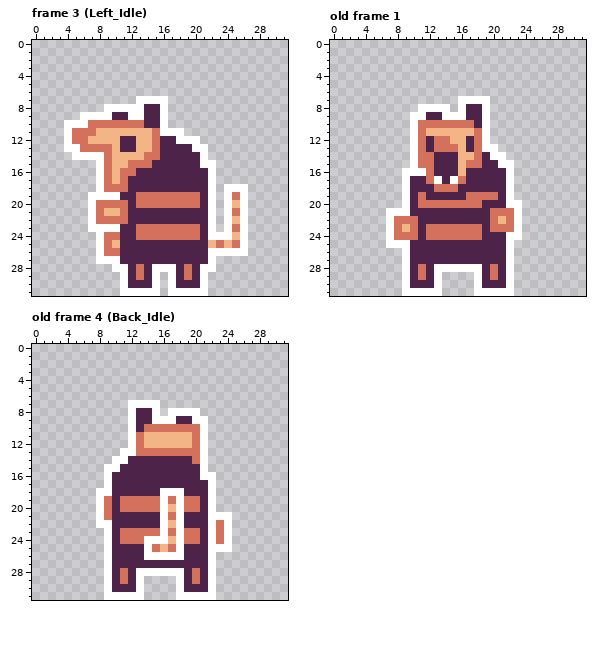
One commit to this pixel-art file: public/assets/Sprites/Opossum/Opossum.aseprite. This is how it looked before the edit.
32x32 pixels, 5 frames. Shown: frame 3 (Left_Idle), old frame 1, old frame 4 (Back_Idle). The commit also changed other frames, which this record leaves out.
After:
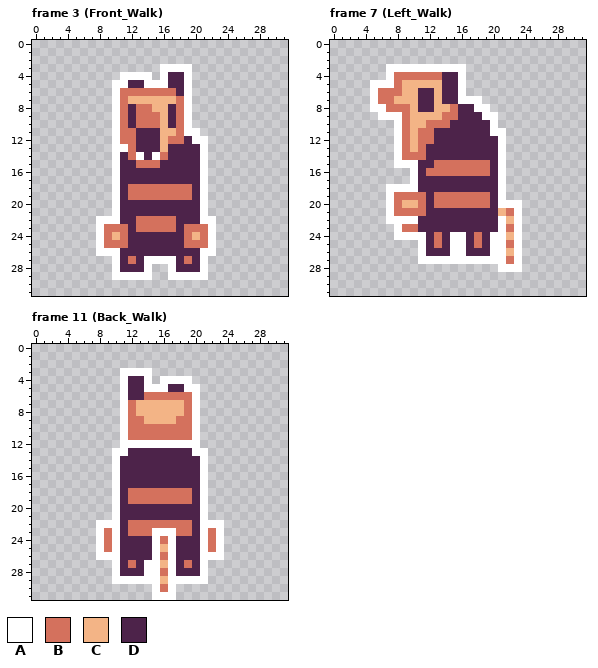
Palette (. is transparent): A #ffffff  B #d4715d  C #f3b486  D #4d234a
A new or re-ordered frame is compared with the old frame closest to it.
From old to new:
frames 5 -> 17
Changed rows in their new state; - is an unchanged pixel.
Frame 3 (Front_Walk):
first column x 4:
 3 ------------AAAA-------
 4 -------AAAA-ADDA-------
 5 ------AADDAAADDA-------
 6 ------ABBBBBBBDA-------
 7 ------ABCCCCCCBA-------
 8 -----.-BDBBCCDBA-------
 9 --....ABDBBBCDBA-------
10 ......A-D-BBCDBA-------
11 ......ABBDDDCCBAA------
12 ......ABBDDDCBBD-A-----
13 ......AABDDDC---D------
14 -.....ADBADAB----------
15 ----..ADD--B------.----
16 ----..ADD--------A.----
17 ----..AD---------A.----
18 ----..ADBBBBBBBB-A.-...
19 ---...--B-------DA.-...
20 ---...AD-DDDDDDDDA.-...
21 ---...AD---------A.-...
22 ---.AAAD-BBBBB---A--...
23 ---.-BBB------D--B--...
24 ------CB-DDDDDD-CB-....
25 ------BB-------BBBA....
26 -----AA----------A-....
27 ----..--B-AAAA-B-A.----
28 -------D-DA..--D--.----
29 ------A-AAA.--AAA------
30 -------.....-.....-----
31 -------.....-.....-----
Frame 7 (Left_Walk) is new; against old frame 1:
first column x 5:
 3 --AAAAAAAAAA-------
 4 --ABBBBBBDDA-------
 5 AAABCCCCCDDA-------
 6 ABBBCCDDCDDA-------
 7 ABBCCCDDCDD---.----
 8 AABBBCDDCCBD-A-----
 9 -AAABCCCCBBD---A---
10 ---ABCC---DDD-DA---
11 ---ABC-BDDDDDDDAA--
12 ---ABC-BDDDD-DDDA--
13 ---ABC--DDDD-DDDA--
14 ---ABB-D---DDD-D---
15 ---AA-DDBBBB--B--.-
16 ----.-D-BBBBBBB-A.-
17 ----.A-DD-DD----A.-
18 --AA-A--DDD-----A.-
19 --ABBB--BBBB---DA.-
20 --ABCC-D------B-A--
21 ---BBBB--------DC--
22 ---AAA---------DAC-
23 --.AB--DDDDDDD-DA--
24 --.AAAAD-DAAD--AAC-
25 --....A-B-AA-B-AABA
26 ----..A---AA---AACA
27 ----..AAAAAAAAAAABA
28 ----............A-A
29 ----.....----.....-
30 ----.....----.....-
31 ----.....----.....-
Frame 11 (Back_Walk) is new; against old frame 4 (Back_Idle):
first column x 8:
 3 ---AAAA----------
 4 ---ADDA-AAAA-----
 5 ---ADDAAADDAA----
 6 ---ADDBBBBBBA----
 7 ---ABCCCCCCBA----
 8 ---ABCCCCCCB-----
 9 ---ABBCCCCBB-.---
10 ---ABB------A.---
11 ---AB-BBBBBBA.---
12 ---A-AAAAAAAA.---
13 --A-DDDDDDDDA----
14 ---D--------D----
15 -.---------------
16 -.A-----------.--
17 -.A----------A.--
18 ..A-BBBBBBBB-A.--
19 ..AD----B-B-DA.--
20 ..ADDDDDDDDDDA.--
21 ..A-----DDD--A...
22 --A-BBBBBBBB-A-A.
23 ABAD---A-AB-DABA.
24 ABADDDD-BADDDABA.
25 ABA---DA-AD--AB-.
26 A-A---D-B-D--A-A-
27 -.A-B-AACA-B-A.--
28 -.AD-D--B-D-DA.--
29 -.AAA-AACA-AAA.--
30 -.....-ABA.....--
31 -.....-AAA.....--
Pixel boxes of the changes (left, top, right, bottom) in both pictures:
changed: (64, 64, 248, 296)
changed: (370, 64, 522, 296)
changed: (96, 368, 232, 600)
